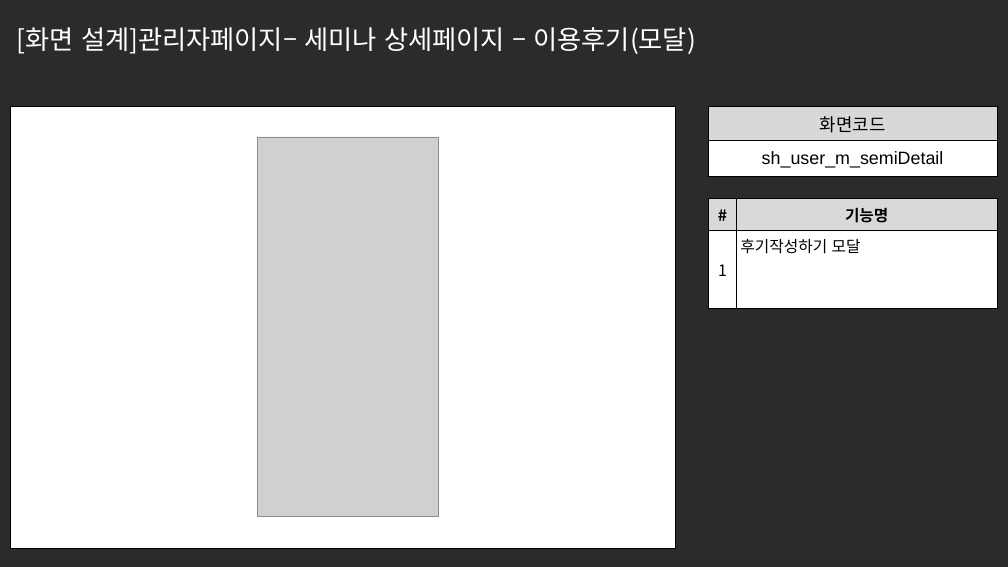
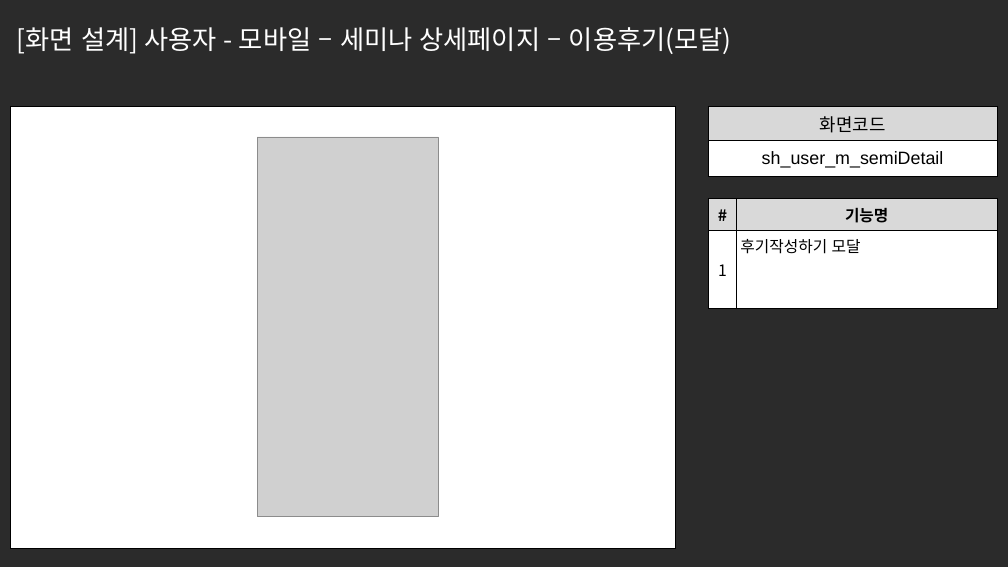
Before and after one commit to ezenteam2/e-Zone, a slide deck: slide 17 of 0 발표용 파워포인트/project05 - 파워포인트 종합 - 서희.pptx. Drawn at 1008x567 pixels with LibreOffice and Linux fonts; fonts in the diff are those of the drawing; grey boxes stand for pictures; background and template pictures are left out; a plain dark background stands for a picture behind light text. Boxes give left, top, right and bottom in pixels: in the first picture for what was removed or moved away, otherwise in the second. Text is boxed around its words. In the diff, an @@ line names an element or a change of style, - is before the commit and + after.

```diff
--- a/0 발표용 파워포인트/project05 - 파워포인트 종합 - 서희.pptx
+++ b/0 발표용 파워포인트/project05 - 파워포인트 종합 - 서희.pptx
@@ text at <box>17,27,732,54</box>: text changed @@
-[화면 설계]관리자페이지– 세미나 상세페이지 – 이용후기(모달)
+[화면 설계] 사용자 - 모바일 – 세미나 상세페이지 – 이용후기(모달)
```
Also in this commit, not shown: 28 other slides changed.
